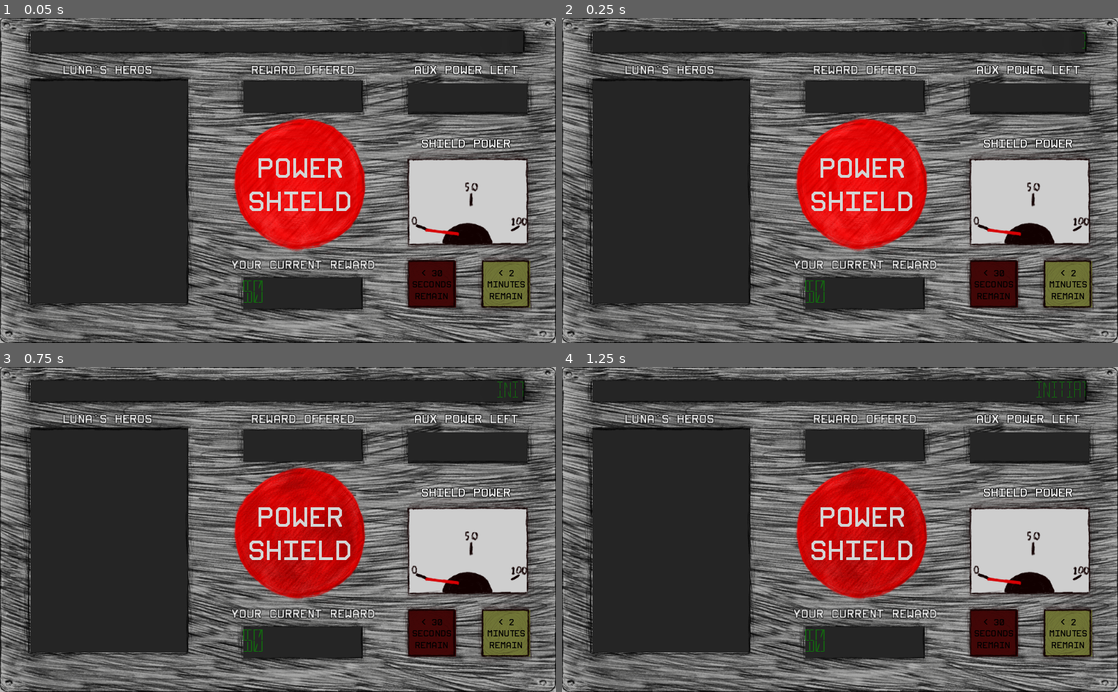
Above: before the commit, frames 1-4 (two rows, left to right).
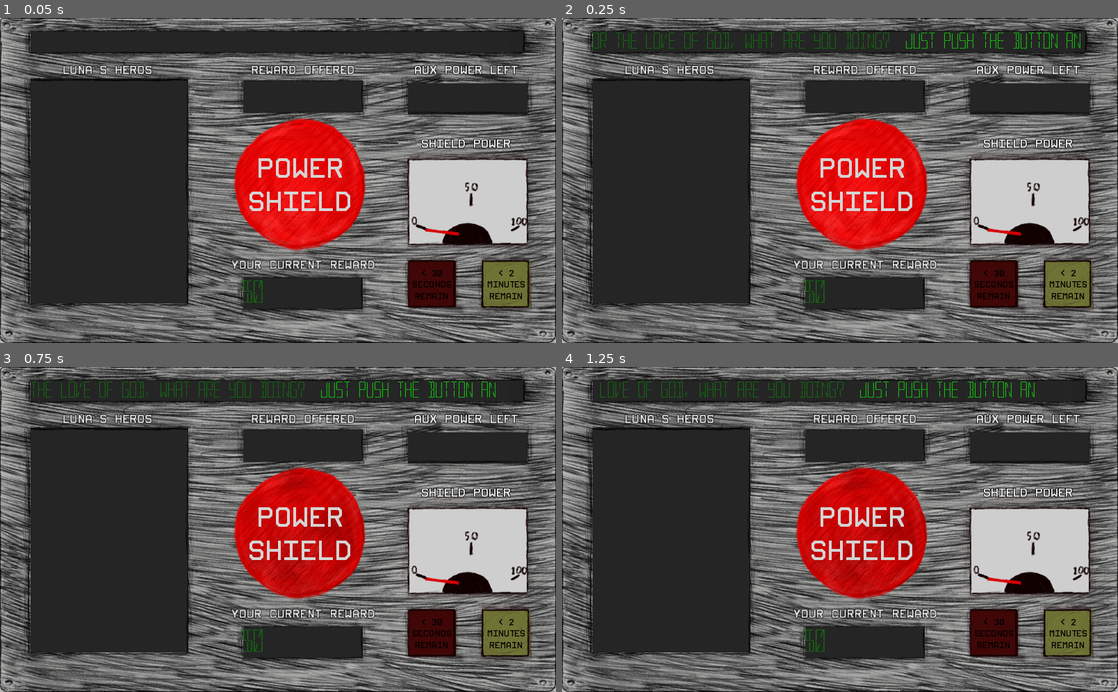
Above: after the commit, the same moments.

Repository: fkberthold/Press-To-Save
Game: Godot game, scene res://Scenes/MainPanel.tscn
Two runs of this game, one before a commit and one after it. Both use one fixed random seed, a clock stepped at 60 frames per second and the inputs below.
Inputs (mouse positions are in pixels of both pictures, inside the frame that each line leads up to):
- Up to frame 1 (0.05 s): no input
- Up to frame 2 (0.25 s): no input
- Up to frame 3 (0.75 s): click (300, 532) at 0.5 s
- Up to frame 4 (1.25 s): no input

Frame 1 is identical in both runs. In frame 2, 0.7% of the frame differs, in the area x 5-95%, y 4-10%; in frame 3, 0.7%; in frame 4, 0.7%, in the area x 6-95%, y 4-10%.

Commit message:
Ticker Colors

Diff:
--- a/Scenes/MainPanel.gd
+++ b/Scenes/MainPanel.gd
@@ -106,9 +106,9 @@
 
 func announce_press():
     if $DefenceSystem.state_machine.current_state == "powerless":
-        $Ticker.add_message("Thank heavens, %s, you found the defence pod.  We need to keep the shield powered." % display_name)
+        $Ticker.add_alert("Thank heavens, %s, you found the defence pod.  We need to keep the shield powered." % display_name)
     else:
-        $Ticker.add_message("Thank you to %s who has just earned $%s defending us all." % [display_name, $OfferedReward/CurrentReward.get_prize_value()])
+        $Ticker.add_alert("Thank you to %s who has just earned $%s defending us all." % [display_name, $OfferedReward/CurrentReward.get_prize_value()])
 
 func _on_GameJoltAPI_gamejolt_request_completed(type, message, finished):
     if(type == "/data-store/get-keys/"):
--- a/Scenes/MainPanel.tscn
+++ b/Scenes/MainPanel.tscn
@@ -43,10 +43,8 @@
 margin_top = 24.0
 margin_right = 966.0
 margin_bottom = 64.0
-valign = 1
-clip_text = true
-max_lines_visible = 1
 display_speed = 6
+news_color = Color( 0, 0.0156863, 0.780392, 1 )
 
 [node name="Benefactors" type="Node2D" parent="."]
 
@@ -206,6 +204,6 @@
 [connection signal="timeout" from="RetryFetchTimer" to="." method="_on_RetryFetchTimer_timeout"]
 [connection signal="update_aux" from="DefenceSystem" to="AuxPower/AUXTime" method="_on_DefenceSystem_update_aux"]
 [connection signal="update_reward" from="DefenceSystem" to="OfferedReward/CurrentReward" method="_on_DefenceSystem_update_reward"]
+[connection signal="update_shield" from="DefenceSystem" to="2MinIndicator" method="_on_DefenceSystem_update_shield"]
+[connection signal="update_shield" from="DefenceSystem" to="30SecIndicator" method="_on_DefenceSystem_update_shield"]
 [connection signal="update_shield" from="DefenceSystem" to="Meter" method="_on_DefenceSystem_update_shield"]
-[connection signal="update_shield" from="DefenceSystem" to="30SecIndicator" method="_on_DefenceSystem_update_shield"]
-[connection signal="update_shield" from="DefenceSystem" to="2MinIndicator" method="_on_DefenceSystem_update_shield"]
--- a/Scenes/Ticker.gd
+++ b/Scenes/Ticker.gd
@@ -1,11 +1,15 @@
-extends Label
+extends RichTextLabel
 
 export var display_speed = 5
 export var chars_to_display = 65
+export var standard_color = Color("#10710c")
+export var alert_color = Color("#10cf0c")
+export var news_color = Color("#10710c")
 
 var rng = RandomNumberGenerator.new()
 var last_chosen = 0
-var current_strings = ["Initiating Connection..."]
+var new_string = true
+var current_strings = [[standard_color, "Initiating Connection..."]]
 
 var ticker_talk = []
 var started
@@ -17,7 +21,7 @@
     else:
         last_chosen = next_number + 1
 
-    return ticker_talk[last_chosen]
+    return [standard_color, "   " + ticker_talk[last_chosen]]
 
 # Called when the node enters the scene tree for the first time.
 func _ready():
@@ -33,22 +37,45 @@
     $Timer.start()
 
 
-func add_message(message):
-    current_strings.append("   " + message)
+func add_alert(message):
+    current_strings.append([alert_color, "   " + message])
 
 # Called every frame. 'delta' is the elapsed time since the previous frame.
 #func _process(delta):
 #    pass
 
+func strip_bb(txt):
+    var re = RegEx.new()
+    re.compile("\\[.+?\\]")
+    return re.sub(txt, "", true)
+
+func remove_first_char(txt):
+    var re = RegEx.new()
+    var tag = ""
+    re.compile("\\[.+?\\]")
+    if len(txt) == 0:
+        return txt
+    if txt[0] == "[":
+        tag = re.search(txt).get_string()
+        txt = re.sub(txt, "")
+    if len(txt) > 0:
+        txt = txt.substr(1)
+        if len(txt) > 0 and txt[0] != "[":
+            txt = tag + txt
+    return txt
 
 func _on_Timer_timeout():
-    text += current_strings[0][0]
-    current_strings[0] = current_strings[0].substr(1)
-    if len(text) > chars_to_display:
-        text = text.substr(1)
-    if len(current_strings[0]) == 0:
+    if new_string:
+        bbcode_text += "[color=#" + current_strings[0][0].to_html(false) + "]"
+        new_string = false
+    bbcode_text += current_strings[0][1][0]
+    current_strings[0][1] = current_strings[0][1].substr(1)
+    if len(strip_bb(bbcode_text)) > chars_to_display:
+        bbcode_text = remove_first_char(bbcode_text)
+    if len(current_strings[0][1]) == 0:
         current_strings.pop_front()
+        new_string = true
     if len(current_strings) == 0 and started:
-        current_strings.append("   " + select_random_string())
+        current_strings.append(select_random_string())
     elif len(current_strings) == 0 and not started:
-        current_strings.append(" Initiating Connection...")
+        current_strings.append([standard_color, " Initiating Connection..."])
--- a/Scenes/Ticker.tscn
+++ b/Scenes/Ticker.tscn
@@ -7,18 +7,29 @@
 bg_color = Color( 0.145098, 0.145098, 0.145098, 1 )
 
 [sub_resource type="DynamicFont" id=2]
+
+[sub_resource type="DynamicFont" id=3]
+
+[sub_resource type="DynamicFont" id=4]
+
+[sub_resource type="DynamicFont" id=5]
 size = 35
 font_data = ExtResource( 1 )
 
-[node name="Ticker" type="Label"]
+[node name="Ticker" type="RichTextLabel"]
 margin_left = 50.0
 margin_top = 34.0
 margin_right = 964.0
 margin_bottom = 74.0
 custom_styles/normal = SubResource( 1 )
-custom_fonts/font = SubResource( 2 )
-custom_colors/font_color = Color( 0.0627451, 0.443137, 0.0470588, 1 )
+custom_fonts/mono_font = SubResource( 2 )
+custom_fonts/bold_italics_font = SubResource( 3 )
+custom_fonts/italics_font = SubResource( 4 )
+custom_fonts/normal_font = SubResource( 5 )
+bbcode_enabled = true
+bbcode_text = "[color=#10710c]For the love of god, what are you doing?[color=#10cf0c]  Just push the button an"
 text = "For the love of god, what are you doing?  Just push the button an"
+scroll_active = false
 script = ExtResource( 2 )
 __meta__ = {
 "_edit_use_anchors_": false
Not shown: 1 places in Scenes/Ticker.tscn that only renumber resources
